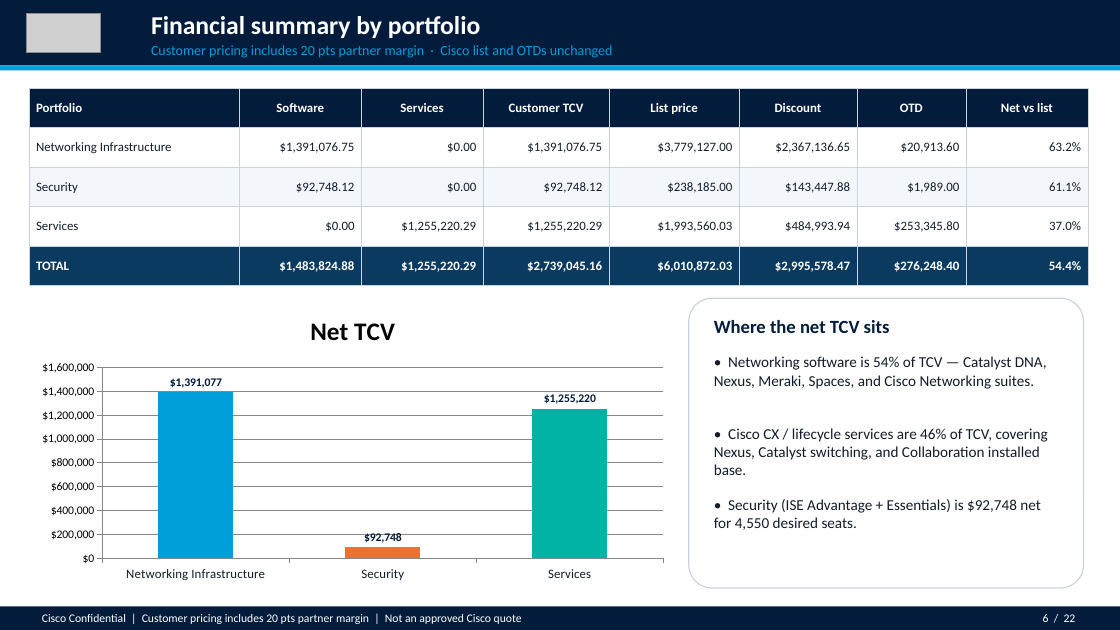
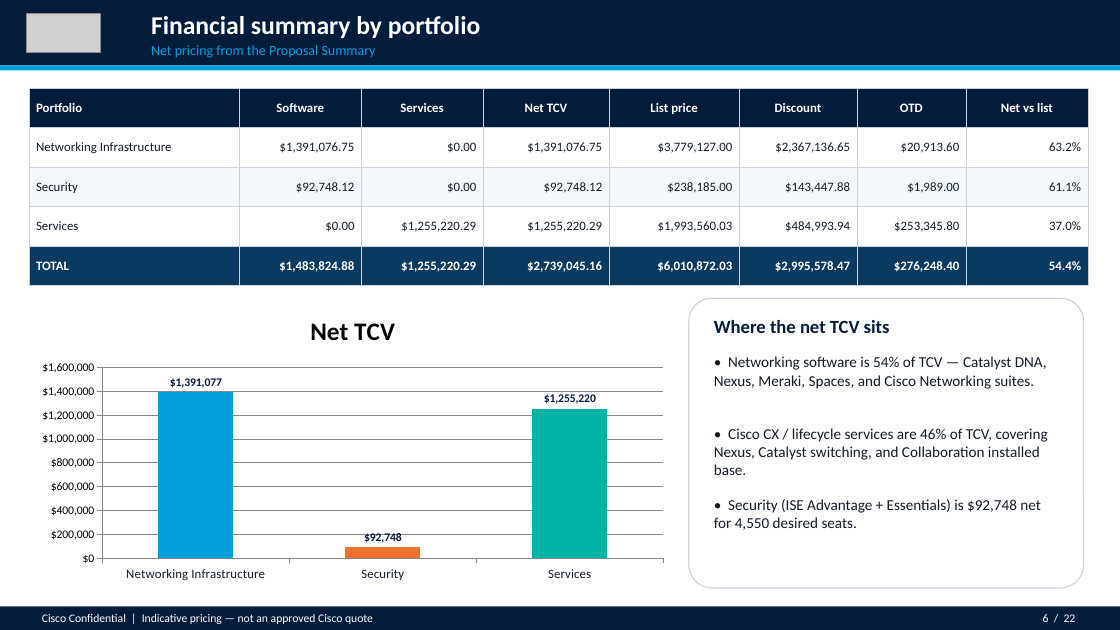
Before and after one commit to chchilds/cxvx, a slide deck: slide 6 of ea-proposal/HALLMARK_CARDS_INCORPORATED_Enterprise_Agreement_Proposal.pptx. Drawn at 1120x630 pixels with LibreOffice and Linux fonts; fonts in the diff are those of the drawing; grey boxes stand for pictures. Boxes give left, top, right and bottom in pixels: in the first picture for what was removed or moved away, otherwise in the second. Text is boxed around its words. In the diff, an @@ line names an element or a change of style, - is before the commit and + after.

```diff
--- a/ea-proposal/HALLMARK_CARDS_INCORPORATED_Enterprise_Agreement_Proposal.pptx
+++ b/ea-proposal/HALLMARK_CARDS_INCORPORATED_Enterprise_Agreement_Proposal.pptx
@@ text at [151, 45, 376, 58]: text changed @@
-Customer pricing includes 20 pts partner margin · Cisco list and OTDs unchanged
+Net pricing from the Proposal Summary
@@ table at [29, 88, 1088, 286] @@
-row 1, column 4: Customer TCV
+row 1, column 4: Net TCV
@@ text at [42, 614, 373, 624]: text changed @@
-Cisco Confidential | Customer pricing includes 20 pts partner margin | Not an approved Cisco quote
+Cisco Confidential | Indicative pricing — not an approved Cisco quote
```
Also in this commit, not shown: 20 other slides changed, 2 other files.
